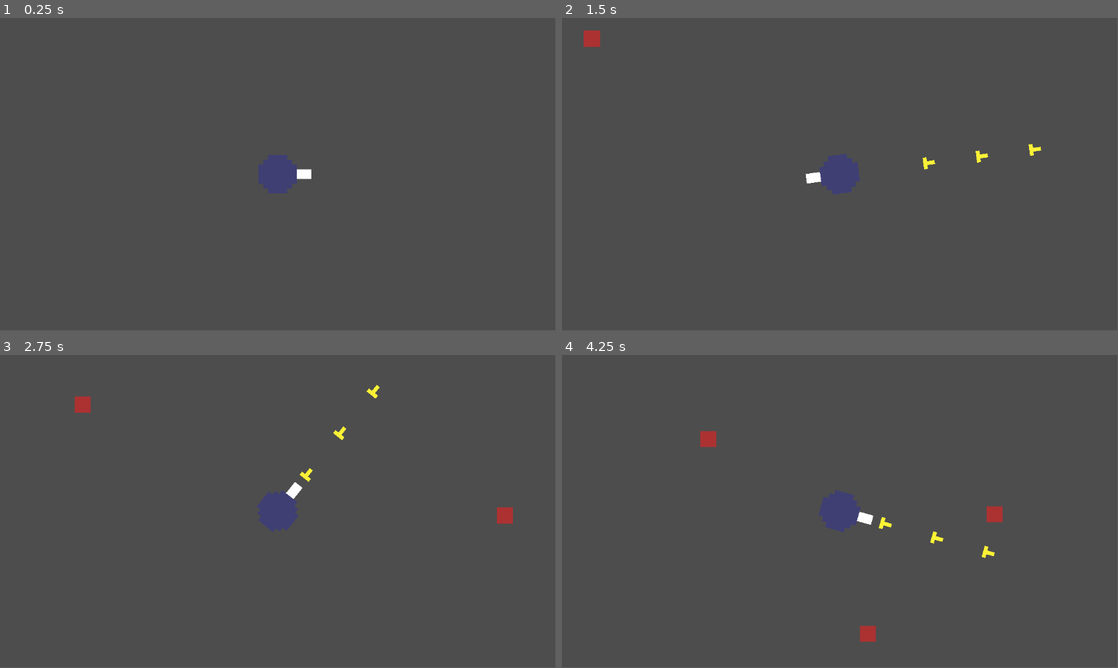
Above: before the commit, frames 1-4 (two rows, left to right).
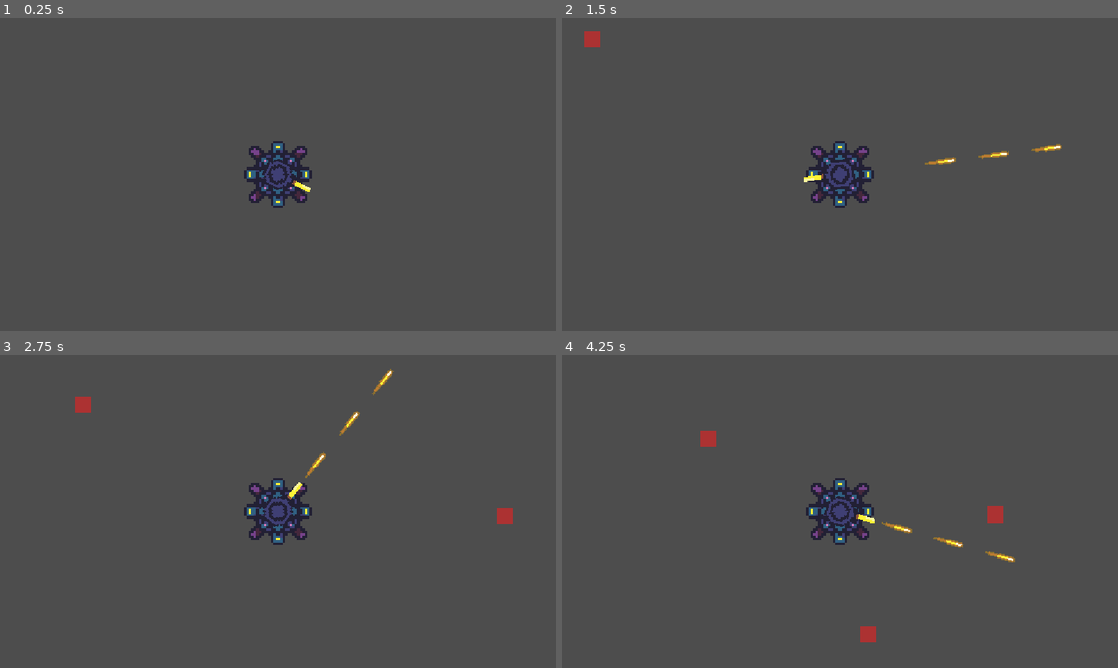
Above: after the commit, the same moments.

Repository: fisabreyt123-spec/shootem-up---first-game
Game: Godot game, scene res://Root.tscn
The game is run twice, just before and just after one commit, with the same random seed, the same clock (stepped at 60 frames per second) and the same inputs.
Inputs (mouse positions are in pixels of both pictures, inside the frame that each line leads up to):
- Up to frame 1 (0.25 s): no input
- Up to frame 2 (1.5 s): tap Enter at 0.5 s; move the mouse to (962, 158) at 0.52 s; press the mouse at (962, 158) at 0.53 s; move the mouse to (728, 190) at 1.27 s; release the mouse at (728, 190) at 1.28 s; click (728, 190) at 1.35 s
- Up to frame 3 (2.75 s): move the mouse to (333, 442) at 2.02 s; press the mouse at (333, 442) at 2.03 s
- Up to frame 4 (4.25 s): move the mouse to (812, 574) at 2.77 s; release the mouse at (812, 574) at 2.78 s; click (812, 574) at 2.85 s; move the mouse to (1006, 558) at 3.52 s; press the mouse at (1006, 558) at 3.53 s
In our replay, the window is 799x449 before the commit and 800x450 after it. These sizes can differ from the game's own. Grey fills any space a smaller window leaves; there, only what the larger window draws over its background counts as a difference.

The runs differ from the first frame. In frame 1, 1.6% of the frame differs, in the area x 43-57%, y 39-61%; in frame 2, 1.9%; in frame 3, 1.9%; in frame 4, 2.0%, in the area x 24-82%, y 24-92%.

Commit message:
Add VCS export plugin, sprites and scenes
Add MIT license and project metadata (icon, funding). Introduce a new VCS export platform addon (addons/vcs_export_platform) to integrate the editor VCS interface with the export pipeline. Add several sprite assets and their .import metadata (Bullet_F, Turret_FBase, Turret_FCanon) and a project icon. Add a small player_base scene and instance it in Root.tscn. Update scenes: swap bullet and turret textures to the new assets, adjust bullet capsule size, sprite positions/scale/rotation, and player collision/turret scales and offsets. Change project display setting to canvas_items stretch mode. Simplify .gitignore (android) and add a debug print of the timer time_left in root.gd. Overall this commit brings new assets, a VCS export addon, scene layout tweaks, and minor project configuration changes.

Diff:
--- a/Root.tscn
+++ b/Root.tscn
@@ -1,7 +1,8 @@
-[gd_scene load_steps=3 format=3 uid="uid://dnk8csewsx4i8"]
+[gd_scene load_steps=4 format=3 uid="uid://dnk8csewsx4i8"]
 
 [ext_resource type="Script" uid="uid://c3g0vjgb5o4kc" path="res://root.gd" id="1_170dk"]
 [ext_resource type="PackedScene" uid="uid://c3trvkb0srm2g" path="res://player.tscn" id="2_24d08"]
+[ext_resource type="PackedScene" uid="uid://buw45rmec8g0g" path="res://player_base.tscn" id="3_170dk"]
 
 [node name="Root" type="Node2D"]
 script = ExtResource("1_170dk")
@@ -71,5 +72,10 @@
 unique_name_in_owner = true
 wait_time = 5.0
 
+[node name="Sprite2D" parent="." instance=ExtResource("3_170dk")]
+z_index = -1
+position = Vector2(576, 324)
+scale = Vector2(5, 5)
+
 [connection signal="player_deplected" from="Player" to="." method="_on_player_player_deplected"]
 [connection signal="timeout" from="Timer" to="." method="_on_timer_timeout"]
--- a/bullet.tscn
+++ b/bullet.tscn
@@ -1,14 +1,14 @@
 [gd_scene load_steps=4 format=3 uid="uid://1r20cw22og34"]
 
 [ext_resource type="Script" uid="uid://dub3tlr4if3cf" path="res://bullet.gd" id="1_v8qja"]
-[ext_resource type="Texture2D" uid="uid://bqiiqgklla2xu" path="res://Sprites/Bullet_P.png" id="2_t4vbm"]
+[ext_resource type="Texture2D" uid="uid://bsisgaa6dsnrh" path="res://Sprites/Bullet_F.png" id="2_v8qja"]
 
 [sub_resource type="CapsuleShape2D" id="CapsuleShape2D_2b2rl"]
-radius = 3.5
-height = 7.0
+radius = 4.75
+height = 37.5
 
 [node name="Bullet" type="CharacterBody2D"]
-scale = Vector2(4, 4)
+scale = Vector2(2, 2)
 collision_layer = 4
 collision_mask = 2
 script = ExtResource("1_v8qja")
@@ -16,10 +16,10 @@
 
 [node name="BulletP" type="Sprite2D" parent="."]
 texture_filter = 1
-position = Vector2(3, 0)
-texture = ExtResource("2_t4vbm")
+position = Vector2(16, 0)
+texture = ExtResource("2_v8qja")
 
 [node name="CollisionShape2D" type="CollisionShape2D" parent="."]
-position = Vector2(3, 0)
-scale = Vector2(2, 2)
+position = Vector2(16, 0)
+rotation = -1.5707964
 shape = SubResource("CapsuleShape2D_2b2rl")
--- a/player.tscn
+++ b/player.tscn
@@ -1,28 +1,28 @@
 [gd_scene load_steps=5 format=3 uid="uid://c3trvkb0srm2g"]
 
 [ext_resource type="Script" uid="uid://dvmkn71h8e0qt" path="res://player.gd" id="1_onrkg"]
-[ext_resource type="Texture2D" uid="uid://dow7uc76gtsuw" path="res://Sprites/Turret_P.png" id="2_i3pqv"]
+[ext_resource type="Texture2D" uid="uid://co2l4qv71gwhe" path="res://Sprites/Turret_FCanon.png" id="2_onrkg"]
 
 [sub_resource type="RectangleShape2D" id="RectangleShape2D_onrkg"]
 
 [sub_resource type="CircleShape2D" id="CircleShape2D_onrkg"]
-radius = 71.55
+radius = 84.65
 
 [node name="Player" type="CharacterBody2D"]
 collision_mask = 2
 script = ExtResource("1_onrkg")
 
 [node name="CollisionShape2D" type="CollisionShape2D" parent="."]
-scale = Vector2(5, 5)
+scale = Vector2(6, 6)
 shape = SubResource("RectangleShape2D_onrkg")
 
 [node name="TurretP" type="Sprite2D" parent="."]
 texture_filter = 1
-scale = Vector2(10, 10)
-texture = ExtResource("2_i3pqv")
+scale = Vector2(5, 5)
+texture = ExtResource("2_onrkg")
 
 [node name="Muzzle" type="Marker2D" parent="."]
-position = Vector2(70, 0)
+position = Vector2(73, 0)
 
 [node name="hitbox" type="Area2D" parent="."]
 collision_mask = 2
--- /dev/null
+++ b/player_base.tscn
@@ -0,0 +1,8 @@
+[gd_scene load_steps=2 format=3 uid="uid://buw45rmec8g0g"]
+
+[ext_resource type="Texture2D" uid="uid://cdompe0877iok" path="res://Sprites/Turret_FBase.png" id="1_d4awt"]
+
+[node name="Sprite2D" type="Sprite2D"]
+texture_filter = 1
+scale = Vector2(3, 3)
+texture = ExtResource("1_d4awt")
--- a/project.godot
+++ b/project.godot
@@ -17,7 +17,7 @@
 
 [display]
 
-window/size/initial_position=Vector2i(576, 324)
+window/stretch/mode="canvas_items"
 
 [input]
 
--- a/root.gd
+++ b/root.gd
@@ -61,6 +61,7 @@
 			%Timer.start()
 			is_timer_on = false
 			enemy_counter+=1 #the take here is to break out of the condition so the timer starts only one time
+		print(%Timer.time_left)
 
 
 
Binary file added: Sprites/Bullet_F.png
Not shown, added: Sprites/Bullet_F.png.import
Binary file added: Sprites/Turret_FBase.png
Not shown, added: Sprites/Turret_FBase.png.import
Binary file added: Sprites/Turret_FCanon.png
Not shown, added: Sprites/Turret_FCanon.png.import
Not shown, added: addons/vcs_export_platform/plugin.cfg
Not shown, added: addons/vcs_export_platform/plugin.cfg.uid
Not shown, added: addons/vcs_export_platform/plugin.gd
Not shown, added: addons/vcs_export_platform/plugin.gd.uid
Not shown, added: addons/vcs_export_platform/vcs_export_platform.gd
Not shown, added: addons/vcs_export_platform/vcs_export_platform.gd.uid
(and 5 more such lines)
